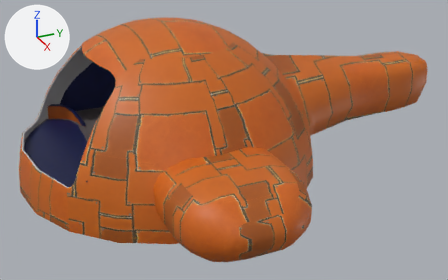
The FBX model Assets/Art/Environment/Ship/Ship/Ship_Top.fbx, before and after one commit.
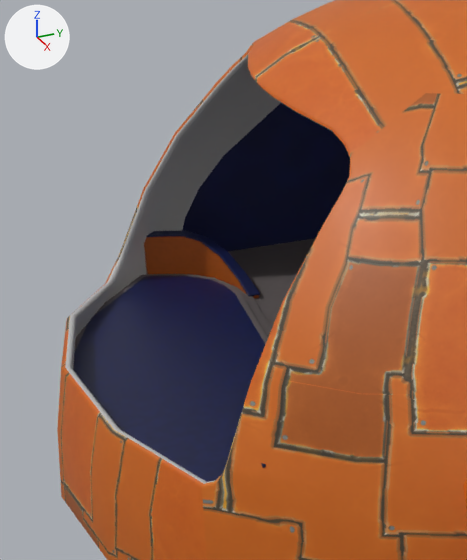
Old and new are each drawn whole from a camera (50 mm lens) standing at (34.7, -11.7, 18.3) and looking at (0.9, 3.5, 1.4) and again close up on the part from 0% to 34% of the width and 10% to 76% of the height. Lighting does not change. The marker at upper left points along +X, +Y and +Z. Where no turn or scale is listed for an object, it has been applied to the vertices.
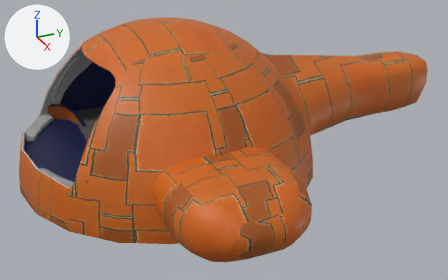
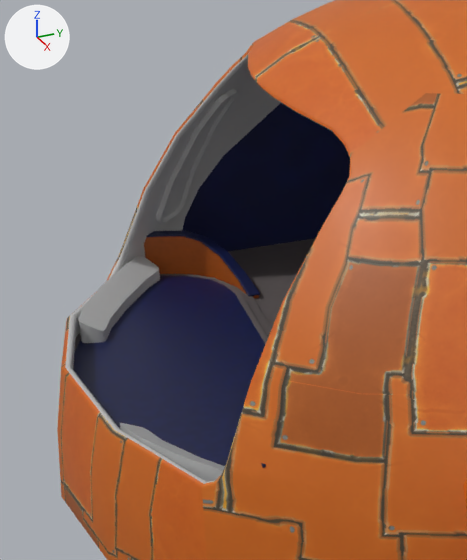
The change, as a list of edits to the scene's bpy script:
```text
Add mat_lambert1:
    mat_lambert1 = principled_material('lambert1')
    mat_lambert1.base_color = (0.5, 0.5, 0.5)  # grey #bcbcbc
Change me_mesh_011:
    where me_mesh_011.from_pydata(...)  # 64 vertices, 55 faces; spans x 4.71..6.43, y -6.15..-4.18, z 3.14..6.31
    used by ob_polysurface78; location = (0.0, 0.0, 0.0)
    remove me_mesh_011.materials.append(mat_lambert13)  # grey #bcbcbc
    me_mesh_011 part 1: the loose piece of 64 vertices spanning x 4.71..6.43, y -6.15..-4.18, z 3.14..6.31 is copied, and the copy is mirrored in x about the mesh origin, in mat_lambert1 (grey #bcbcbc); it spans x -6.43..-4.71, y -6.15..-4.18, z 3.14..6.31
    add me_mesh_011.materials.append(mat_lambert1)  # grey #bcbcbc
Add me_mesh_014:
    me_mesh_014.from_pydata(...)  # 72 vertices, 70 faces; spans x -8.29..2.98, y -0.28..1.82, z 0.0..0.51
    me_mesh_014.materials.append(mat_lambert1)  # grey #bcbcbc
Add ob_pcube11:
    ob_pcube11 = bpy.data.objects.new('pCube11', me_mesh_014)
    ob_pcube11.location = (2.66, -8.1, 2.11)
```

Where the change shows, as pixel boxes (x1, y1, x2, y2) in the close-ups (467 x 560 px):
'pCube11', added: after (78, 256, 225, 482)
'polySurface78', reshaped (not visible before): after (156, 89, 239, 225)
